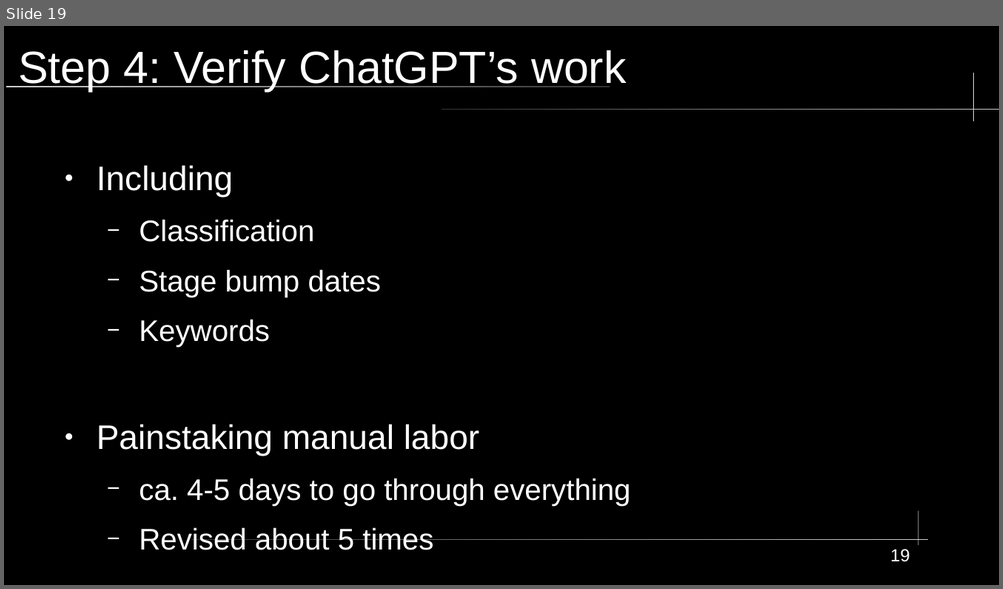
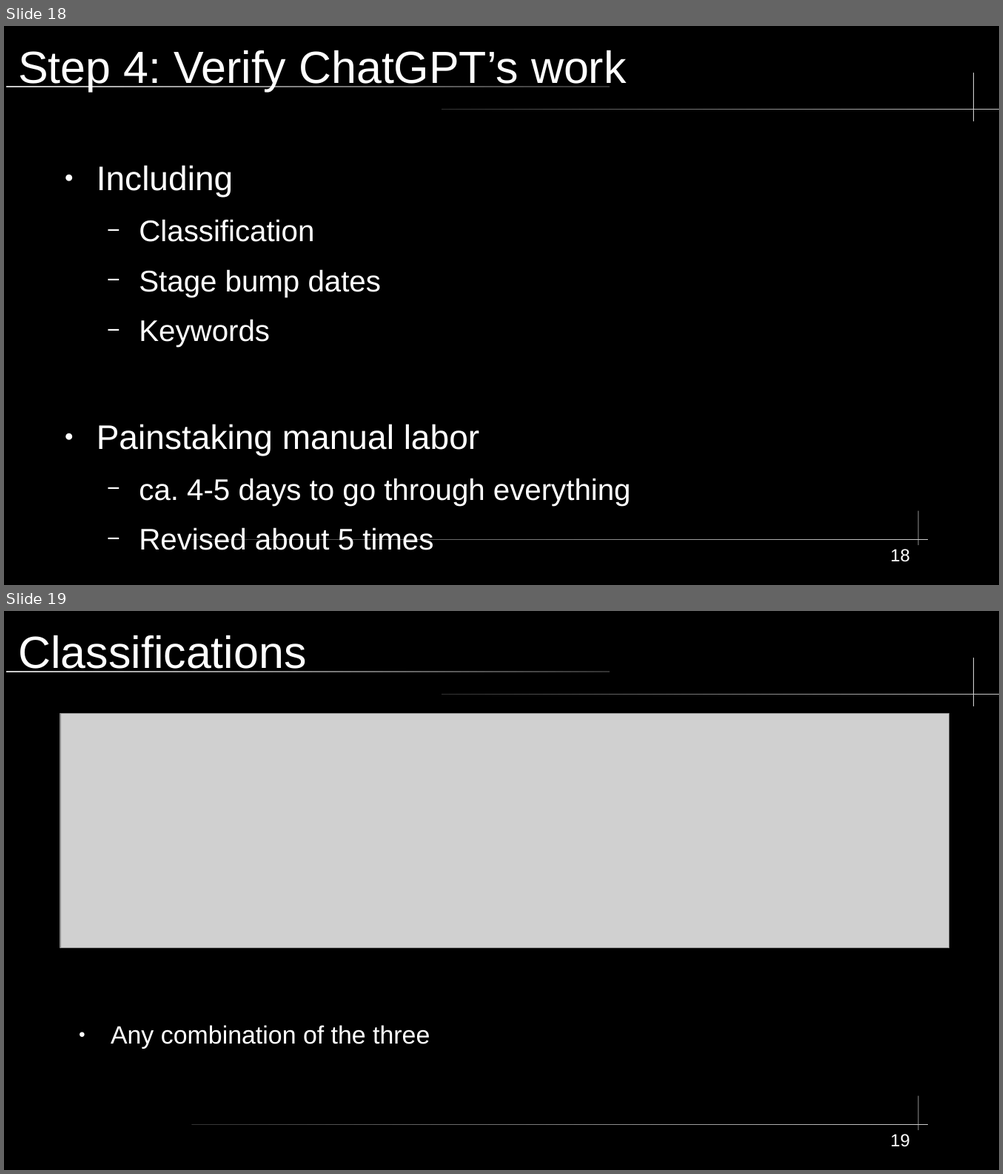
Before and after one commit to KWaloen/tc39_proposals_project, a slide deck: Data Analysis/Presentation/JS Proposals Project.odp. Shown one above the other, each under a label of ours: slide 19 before the commit, slides 18 and 19 after it. The pictures are 1003x589 and 1003x1174 pixels, drawn with LibreOffice and Linux fonts; fonts in the diff are those of the drawing; grey boxes stand for pictures. Boxes give left, top, right and bottom in pixels: in the first picture for what was removed or moved away, otherwise in the second. Text is boxed around its words. In the diff, an @@ line names an element or a change of style, - is before the commit and + after.

```diff
--- a/Data Analysis/Presentation/JS Proposals Project.odp
+++ b/Data Analysis/Presentation/JS Proposals Project.odp
@@ slide 19 added at box(4, 611, 999, 1170), background #000000; not listed: 5 template elements that a slide beside it also shows @@
@@ title added at box(18, 635, 306, 672), 36 pt, text #FFFFFF @@
+Classifications
@@ picture added at box(60, 714, 949, 948) @@
@@ text added at box(111, 1025, 430, 1049), 20 pt, text #FFFFFF @@
+● Any combination of the three
@@ page number added at box(890, 1134, 909, 1147), 14 pt, text #FFFFFF @@
+19
@@ what was slide 19 is now slide 18 @@
@@ page number at box(890, 549, 909, 562): text changed @@
-19
+18
```
Also in this commit, not shown: 4 slides changed, 1 other slide added, 1 slide removed, 1 other file.
